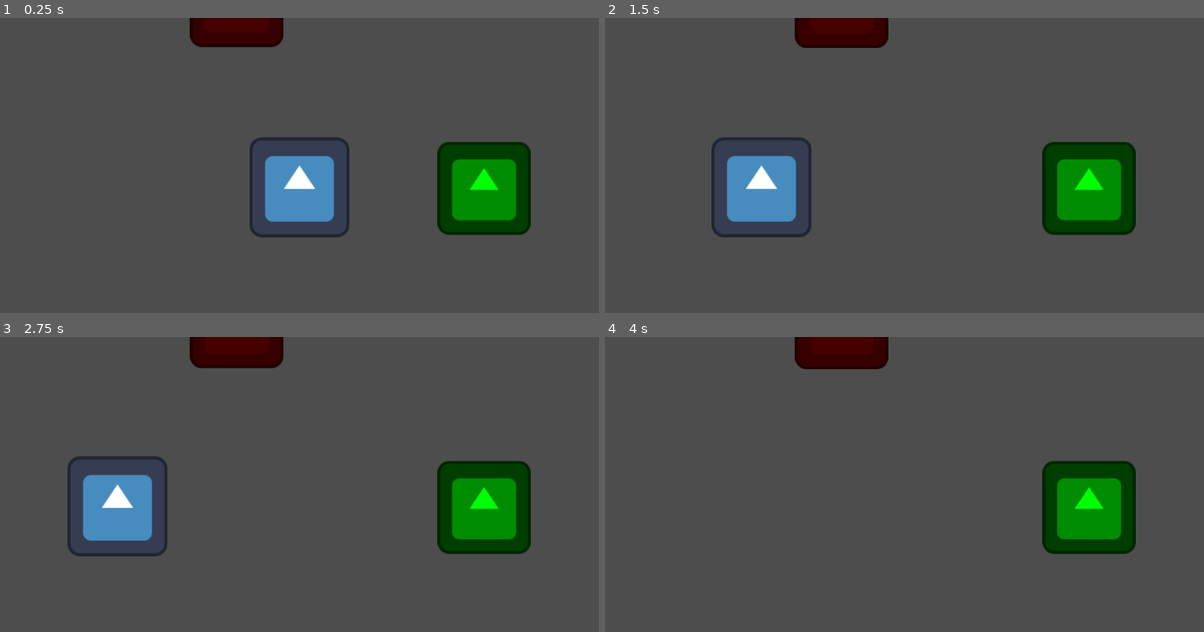
Above: before the commit, frames 1-4 (two rows, left to right).
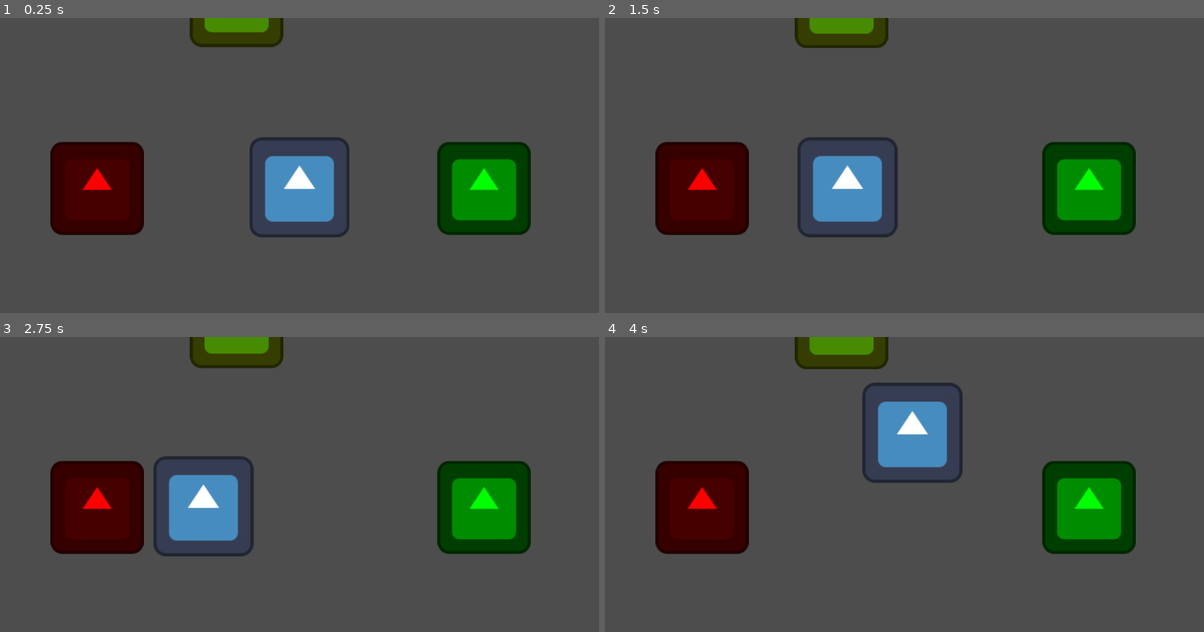
Above: after the commit, the same moments.

Repository: ButterM-40/BlitzWaveStudioGameJam70
Game: Godot game, scene res://TestingCode.tscn
Same seed, same stepped clock (60 frames per second), same inputs: the game is played once before the commit and once after it. This scene is started directly instead of the project's main scene. The engine's default icon, where the game draws it, is replaced by a stand-in: a white triangle on a blue panel in a dark square.
Inputs:
- Up to frame 1 (0.25 s): no input
- Up to frame 2 (1.5 s): tap Enter at 0.5 s; hold A (Right) 0.53-1.28 s; tap W (Jump) at 0.77 s; hold D (Left) from 1.28 s (still down)
- Up to frame 3 (2.75 s): tap W (Jump) at 1.52 s; release D (Left) at 2.03 s; hold A (Right) from 2.03 s (still down)
- Up to frame 4 (4 s): tap W (Jump) at 3.02, 3.77 s; release A (Right) at 3.53 s; hold D (Left) from 3.53 s (still down)

The runs differ from the first frame. In frame 1, 6.4% of the frame differs, in the area x 8-48%, y 0-74%; in frame 2, 12%, in the area x 8-49%, y 0-75%; in frame 3, 10%; in frame 4, 9.9%.

Commit message:
Added bear(That doesn't work) and colored the totems correctly

Diff:
--- a/TestingCode.tscn
+++ b/TestingCode.tscn
@@ -25,27 +25,27 @@
 [node name="Player" parent="." instance=ExtResource("1_648b6")]
 scale = Vector2(8.96, 8.96)
 
-[node name="Totem" parent="." instance=ExtResource("2_1d84j")]
+[node name="FrogTotem" parent="." instance=ExtResource("2_1d84j")]
 position = Vector2(355, 2)
 script = ExtResource("3_xbgnj")
 metadata/TotemType = "Frog"
 
-[node name="FrogAbilityCollider" type="Area2D" parent="Totem"]
+[node name="FrogAbilityCollider" type="Area2D" parent="FrogTotem"]
 
-[node name="CollisionShape2D" type="CollisionShape2D" parent="Totem/FrogAbilityCollider"]
+[node name="CollisionShape2D" type="CollisionShape2D" parent="FrogTotem/FrogAbilityCollider"]
 position = Vector2(0, -82)
 shape = SubResource("RectangleShape2D_edwag")
 
-[node name="TurtleCollider" type="StaticBody2D" parent="Totem"]
+[node name="TurtleCollider" type="StaticBody2D" parent="FrogTotem"]
 collision_layer = 3
 collision_mask = 3
 
-[node name="CollisionShape2D" type="CollisionShape2D" parent="Totem/TurtleCollider"]
+[node name="CollisionShape2D" type="CollisionShape2D" parent="FrogTotem/TurtleCollider"]
 position = Vector2(0, -90.27)
 shape = SubResource("RectangleShape2D_fxg2n")
 one_way_collision = true
 
-[node name="Sprite2D" type="Sprite2D" parent="Totem"]
+[node name="Sprite2D" type="Sprite2D" parent="FrogTotem"]
 modulate = Color(0, 1, 0, 1)
 position = Vector2(0, 2)
 scale = Vector2(1.4, 1.4)
@@ -60,61 +60,89 @@
 position = Vector2(0, -79)
 shape = SubResource("RectangleShape2D_hg2a7")
 
-[node name="Totem2" parent="." instance=ExtResource("2_1d84j")]
+[node name="OwlTotem" parent="." instance=ExtResource("2_1d84j")]
 position = Vector2(-121, -360)
 script = ExtResource("3_xbgnj")
 metadata/TotemType = "Owl"
 
-[node name="FrogAbilityCollider" type="Area2D" parent="Totem2"]
+[node name="FrogAbilityCollider" type="Area2D" parent="OwlTotem"]
 
-[node name="CollisionShape2D" type="CollisionShape2D" parent="Totem2/FrogAbilityCollider"]
+[node name="CollisionShape2D" type="CollisionShape2D" parent="OwlTotem/FrogAbilityCollider"]
 position = Vector2(0, -82)
 shape = SubResource("RectangleShape2D_edwag")
 
-[node name="TurtleCollider" type="StaticBody2D" parent="Totem2"]
+[node name="TurtleCollider" type="StaticBody2D" parent="OwlTotem"]
 collision_layer = 3
 collision_mask = 3
 
-[node name="CollisionShape2D" type="CollisionShape2D" parent="Totem2/TurtleCollider"]
+[node name="CollisionShape2D" type="CollisionShape2D" parent="OwlTotem/TurtleCollider"]
 position = Vector2(0, -90.27)
 shape = SubResource("RectangleShape2D_fxg2n")
 one_way_collision = true
 
-[node name="Sprite2D" type="Sprite2D" parent="Totem2"]
+[node name="Sprite2D" type="Sprite2D" parent="OwlTotem"]
+modulate = Color(1, 1, 0, 1)
+position = Vector2(0, 2)
+scale = Vector2(1.4, 1.4)
+texture = ExtResource("4_lps34")
+
+[node name="TurtleTotem" parent="." instance=ExtResource("2_1d84j")]
+position = Vector2(-121, -547)
+script = ExtResource("3_xbgnj")
+metadata/TotemType = "Turtle"
+
+[node name="FrogAbilityCollider" type="Area2D" parent="TurtleTotem"]
+
+[node name="CollisionShape2D" type="CollisionShape2D" parent="TurtleTotem/FrogAbilityCollider"]
+position = Vector2(0, -82)
+shape = SubResource("RectangleShape2D_edwag")
+
+[node name="TurtleCollider" type="StaticBody2D" parent="TurtleTotem"]
+collision_layer = 3
+collision_mask = 3
+
+[node name="CollisionShape2D" type="CollisionShape2D" parent="TurtleTotem/TurtleCollider"]
+position = Vector2(0, -90.27)
+shape = SubResource("RectangleShape2D_fxg2n")
+one_way_collision = true
+
+[node name="Sprite2D" type="Sprite2D" parent="TurtleTotem"]
+modulate = Color(0, 1, 0.415686, 1)
+position = Vector2(0, 1)
+scale = Vector2(1.4, 1.4)
+texture = ExtResource("4_lps34")
+
+[node name="BearTotem" parent="." instance=ExtResource("2_1d84j")]
+position = Vector2(-389, 2)
+script = ExtResource("3_xbgnj")
+metadata/TotemType = "Bear"
+
+[node name="FrogAbilityCollider" type="Area2D" parent="BearTotem"]
+
+[node name="CollisionShape2D" type="CollisionShape2D" parent="BearTotem/FrogAbilityCollider"]
+position = Vector2(0, -82)
+shape = SubResource("RectangleShape2D_edwag")
+
+[node name="TurtleCollider" type="StaticBody2D" parent="BearTotem"]
+collision_layer = 3
+collision_mask = 3
+
+[node name="CollisionShape2D" type="CollisionShape2D" parent="BearTotem/TurtleCollider"]
+position = Vector2(0, -90.27)
+shape = SubResource("RectangleShape2D_fxg2n")
+one_way_collision = true
+
+[node name="Sprite2D" type="Sprite2D" parent="BearTotem"]
 modulate = Color(1, 0, 0, 1)
 position = Vector2(0, 2)
 scale = Vector2(1.4, 1.4)
 texture = ExtResource("4_lps34")
 
-[node name="Totem3" parent="." instance=ExtResource("2_1d84j")]
-position = Vector2(-121, -547)
-script = ExtResource("3_xbgnj")
-metadata/TotemType = "Turtle"
-
-[node name="FrogAbilityCollider" type="Area2D" parent="Totem3"]
-
-[node name="CollisionShape2D" type="CollisionShape2D" parent="Totem3/FrogAbilityCollider"]
-position = Vector2(0, -82)
-shape = SubResource("RectangleShape2D_edwag")
-
-[node name="TurtleCollider" type="StaticBody2D" parent="Totem3"]
-collision_layer = 3
-collision_mask = 3
-
-[node name="CollisionShape2D" type="CollisionShape2D" parent="Totem3/TurtleCollider"]
-position = Vector2(0, -90.27)
-shape = SubResource("RectangleShape2D_fxg2n")
-one_way_collision = true
-
-[node name="Sprite2D" type="Sprite2D" parent="Totem3"]
-modulate = Color(0, 1, 0.415686, 1)
-position = Vector2(0, 1)
-scale = Vector2(1.4, 1.4)
-texture = ExtResource("4_lps34")
-
-[connection signal="area_entered" from="Totem/FrogAbilityCollider" to="Player" method="_on_frog_ability_collider_area_entered"]
-[connection signal="area_exited" from="Totem/FrogAbilityCollider" to="Player" method="_on_frog_ability_collider_area_exited"]
-[connection signal="area_entered" from="Totem2/FrogAbilityCollider" to="Player" method="_on_frog_ability_collider_area_entered"]
-[connection signal="area_exited" from="Totem2/FrogAbilityCollider" to="Player" method="_on_frog_ability_collider_area_exited"]
-[connection signal="area_entered" from="Totem3/FrogAbilityCollider" to="Player" method="_on_frog_ability_collider_area_entered"]
-[connection signal="area_exited" from="Totem3/FrogAbilityCollider" to="Player" method="_on_frog_ability_collider_area_exited"]
+[connection signal="area_entered" from="FrogTotem/FrogAbilityCollider" to="Player" method="_on_frog_ability_collider_area_entered"]
+[connection signal="area_exited" from="FrogTotem/FrogAbilityCollider" to="Player" method="_on_frog_ability_collider_area_exited"]
+[connection signal="area_entered" from="OwlTotem/FrogAbilityCollider" to="Player" method="_on_frog_ability_collider_area_entered"]
+[connection signal="area_exited" from="OwlTotem/FrogAbilityCollider" to="Player" method="_on_frog_ability_collider_area_exited"]
+[connection signal="area_entered" from="TurtleTotem/FrogAbilityCollider" to="Player" method="_on_frog_ability_collider_area_entered"]
+[connection signal="area_exited" from="TurtleTotem/FrogAbilityCollider" to="Player" method="_on_frog_ability_collider_area_exited"]
+[connection signal="area_entered" from="BearTotem/FrogAbilityCollider" to="Player" method="_on_frog_ability_collider_area_entered"]
+[connection signal="area_exited" from="BearTotem/FrogAbilityCollider" to="Player" method="_on_frog_ability_collider_area_exited"]
Not shown: 1 places in TestingCode.tscn that only renumber resources
